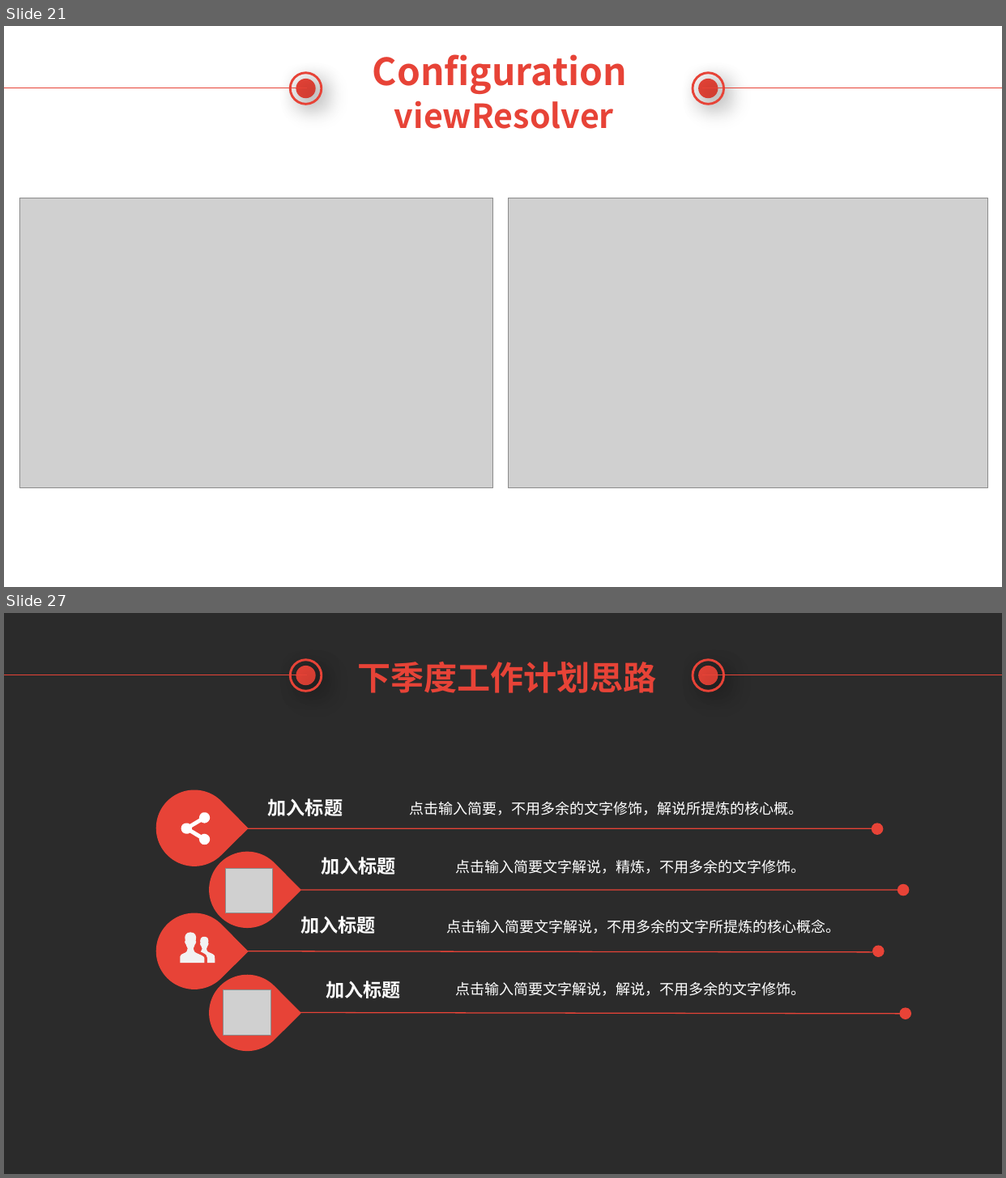
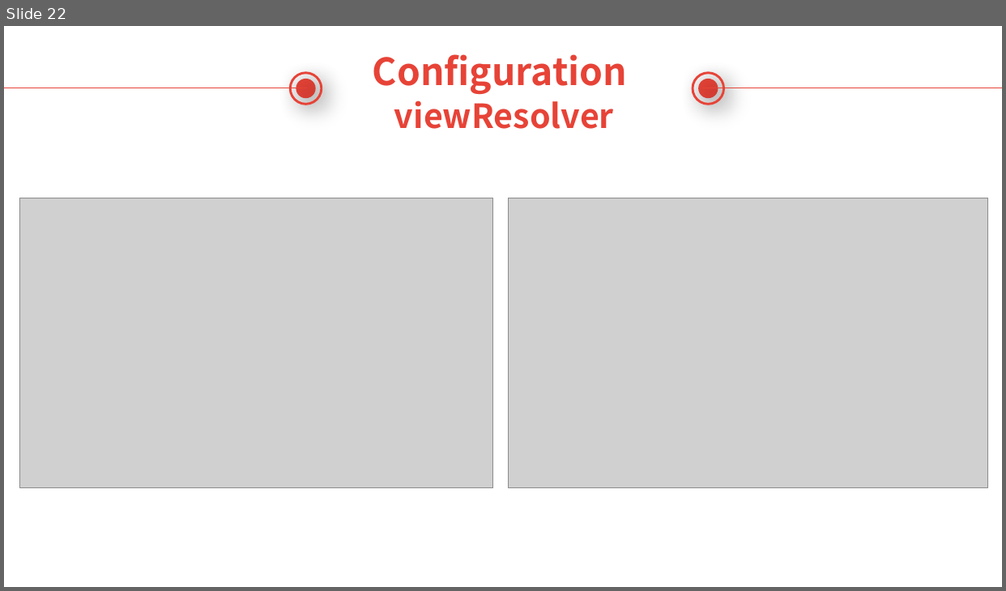
Before and after one commit to TsubasaEX/SampleSpringMVC, a slide deck: Introduction of Spring MVC.pptx. Shown one above the other, each under a label of ours: slides 21 and 27 before the commit, slide 22 after it; the slides between them are not shown. The pictures are 1006x1178 and 1006x591 pixels, drawn with LibreOffice and Linux fonts; fonts in the diff are those of the drawing; grey boxes stand for pictures; background and template pictures are left out; a plain dark background stands for a picture behind light text. Boxes give left, top, right and bottom in pixels: in the first picture for what was removed or moved away, otherwise in the second. Text is boxed around its words. In the diff, an @@ line names an element or a change of style, - is before the commit and + after.

```diff
--- a/Introduction of Spring MVC.pptx
+++ b/Introduction of Spring MVC.pptx
@@ slide 27 removed at (4,613,1002,1174), background picture (left out) @@
@@ ellipse removed at (290,660,322,692) @@
@@ ellipse removed at (692,660,724,692) @@
@@ line removed from (4, 675) to (306, 675) @@
@@ ellipse removed at (297,667,315,684) @@
@@ text removed at (357,662,657,693) @@
-下季度工作计划思路
@@ ellipse removed at (700,667,717,684) @@
@@ line removed from (702, 675) to (1002, 675) @@
@@ teardrop removed at (141,776,247,882) @@
@@ text removed at (268,798,343,816) @@
-加入标题
@@ text removed at (410,802,803,815) @@
-点击输入简要，不用多余的文字修饰，解说所提炼的核心概。
@@ freeform shape removed at (181,813,211,845) @@
@@ line removed from (247, 828) to (872, 828) @@
@@ ellipse removed at (872,824,884,835) @@
@@ teardrop removed at (194,837,300,943) @@
@@ picture removed at (226,868,273,914) @@
@@ text removed at (321,857,395,875) @@
-加入标题
@@ text removed at (456,860,806,874) @@
-点击输入简要文字解说，精炼，不用多余的文字修饰。
@@ teardrop removed at (141,898,247,1004) @@
@@ line removed from (300, 890) to (905, 890) @@
@@ ellipse removed at (898,884,910,896) @@
@@ text removed at (300,916,375,934) @@
-加入标题
@@ text removed at (447,919,841,934) @@
-点击输入简要文字解说，不用多余的文字所提炼的核心概念。
@@ freeform shape removed at (180,933,215,964) @@
@@ line removed from (247, 952) to (872, 952) @@
@@ ellipse removed at (872,945,884,957) @@
@@ teardrop removed at (194,960,300,1067) @@
@@ picture removed at (224,990,270,1035) @@
@@ text removed at (326,981,401,999) @@
-加入标题
@@ text removed at (456,982,806,996) @@
-点击输入简要文字解说，解说，不用多余的文字修饰。
@@ line removed from (297, 1013) to (905, 1014) @@
@@ ellipse removed at (899,1007,911,1020) @@
@@ what was slide 21 is now slide 22 @@
```
Also in this commit, not shown: 1 slide changed, 3 slides added, 10 other slides removed, 4 other files.
